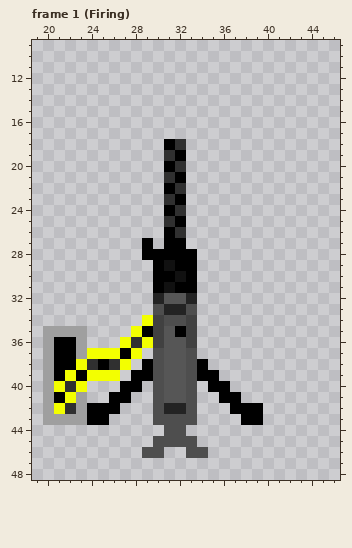
File history of a pixel-art file, resources/aseprite/Enemies/turret/turret.aseprite. The picture above was drawn from the file before the commit.
64x64 pixels, 8 frames. Colours within 5 levels of each other are drawn and written as one. Shown: frame 1 (Firing): x 19..46, y 9..48. The commit also changed other frames, which this record leaves out.
And afterwards:
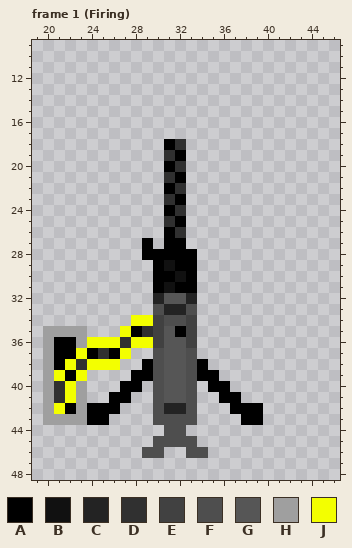
Palette (. is transparent): A #000000  B #111111  C #232323  D #303030  E #414141  F #4e4e4e  G #565656  H #9f9f9f  J #f3ff00
The commit says: Added a new rev sound to the gatling gun for before firing
Difference:
Frame 1 (Firing):
y 34: x 28 . -> J
y 35: x 27..29 .JA -> JAD
y 36: x 24..28 ...JD -> JJJDJ
y 37: x 23..28 HJJJAJ -> JADAJ.
y 38: x 22..27 AJDADJ -> JDJJJ.
y 39: x 21..26 AJAJJJ -> JAJ...
y 40: x 21..23 JDJ -> DJH
y 41: x 21 A -> D
y 42: x 22 D -> A
Changed places in both pictures, as pixel boxes (x1, y1, x2, y2):
changed: (54, 315, 153, 414)
